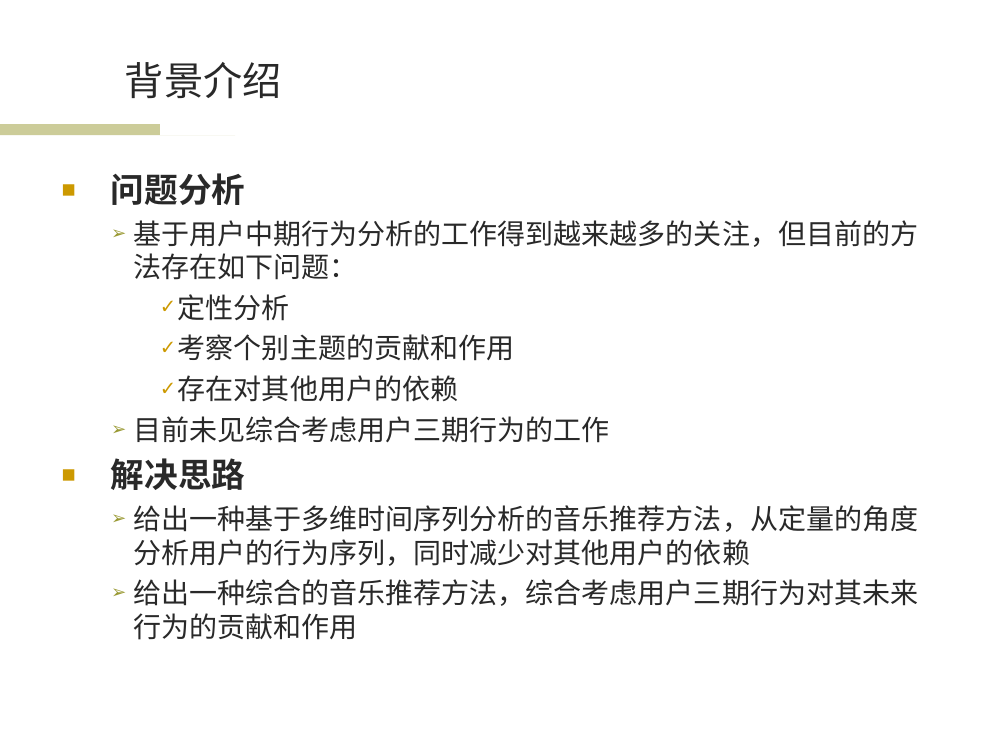
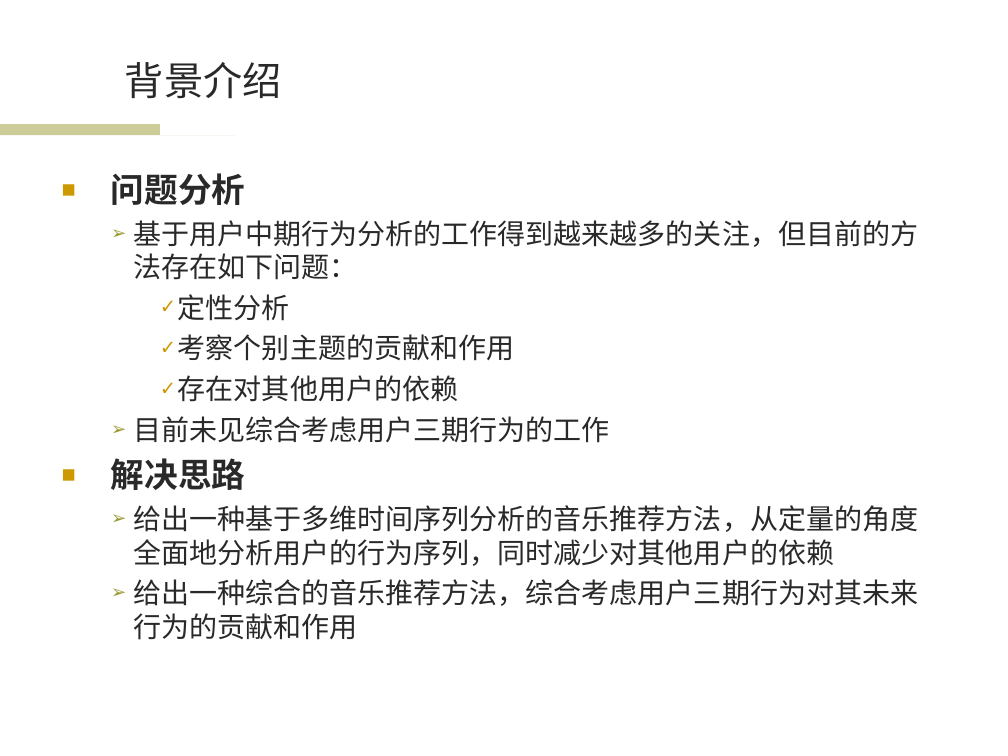
Before and after one commit to wwssttt/NJUThesis, a slide deck: slide 7 of ppt/一种基于时间序列分析的个性化音乐推荐系统及其实现.ppt. Drawn at 1008x756 pixels with LibreOffice and Linux fonts; fonts in the diff are those of the drawing; background and template pictures are left out. Boxes give left, top, right and bottom in pixels: in the first picture for what was removed or moved away, otherwise in the second. Text is boxed around its words. In the diff, an @@ line names an element or a change of style, - is before the commit and + after.

```diff
--- a/ppt/一种基于时间序列分析的个性化音乐推荐系统及其实现.ppt
+++ b/ppt/一种基于时间序列分析的个性化音乐推荐系统及其实现.ppt
@@ text at (133,505,918,566): text changed @@
-  ➢ 给出一种基于多维时间序列分析的音乐推荐方法，从定量的角度分析用户的行为序列，同时减少对其他用户的依赖
+  ➢ 给出一种基于多维时间序列分析的音乐推荐方法，从定量的角度全面地分析用户的行为序列，同时减少对其他用户的依赖
```
Also in this commit, not shown: 4 other slides changed, 1 other file.
